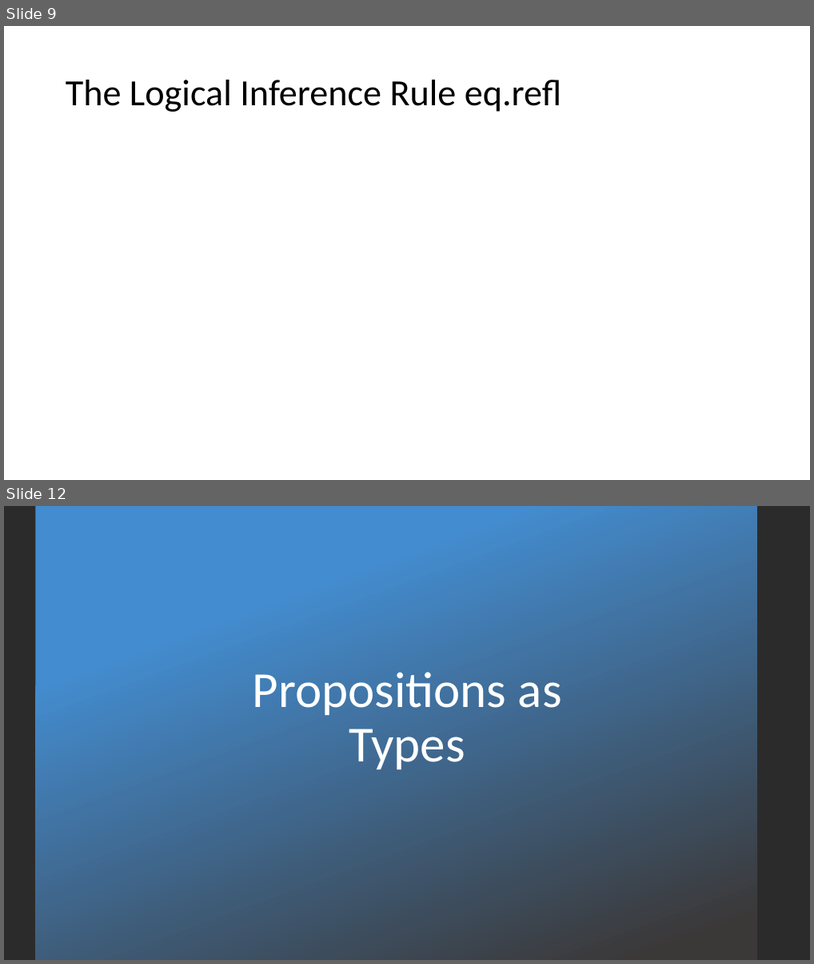
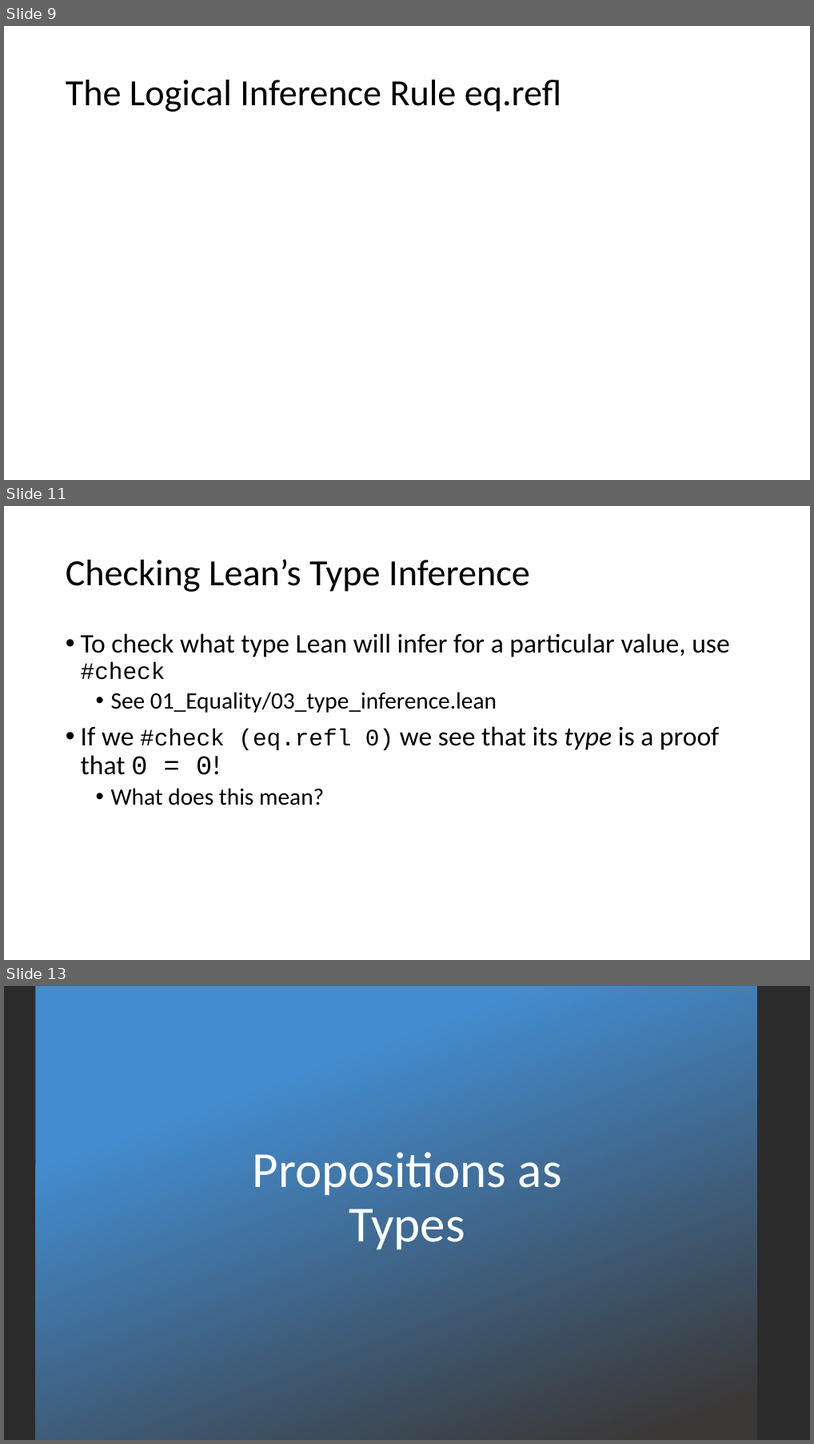
Before and after one commit to kevinsullivan/cs-dm, a slide deck: 01_Equality/Equality.pptx. Shown one above the other, each under a label of ours: slides 9 and 12 before the commit, slides 9, 11 and 13 after it; the slides between them are not shown. The pictures are 814x964 and 814x1444 pixels, drawn with LibreOffice and Linux fonts; fonts in the diff are those of the drawing; grey boxes stand for pictures; background and template pictures are left out; a plain dark background stands for a picture behind light text. Boxes give left, top, right and bottom in pixels: in the first picture for what was removed or moved away, otherwise in the second. Text is boxed around its words. In the diff, an @@ line names an element or a change of style, - is before the commit and + after.

Commit message:
Finished equality slides and fixed minor typos

```diff
--- a/01_Equality/Equality.pptx
+++ b/01_Equality/Equality.pptx
@@ slide 11 added at (4,506,810,960), background #FFFFFF @@
@@ title added at (66,559,530,592), 44 pt, text #000000 @@
+Checking Lean’s Type Inference
@@ text added at (81,633,730,805), 32 pt, text #000000 @@
+• To check what type Lean will infer for a particular value, use #check
+  • See 01_Equality/03_type_inference.lean
+• If we #check (eq.refl 0) we see that its type is a proof that 0 = 0!
+  • What does this mean?
@@ what was slide 12 is now slide 13 @@
```
Also in this commit, not shown: 3 slides changed, 11 other slides added, 1 slide removed, 2 other files.
